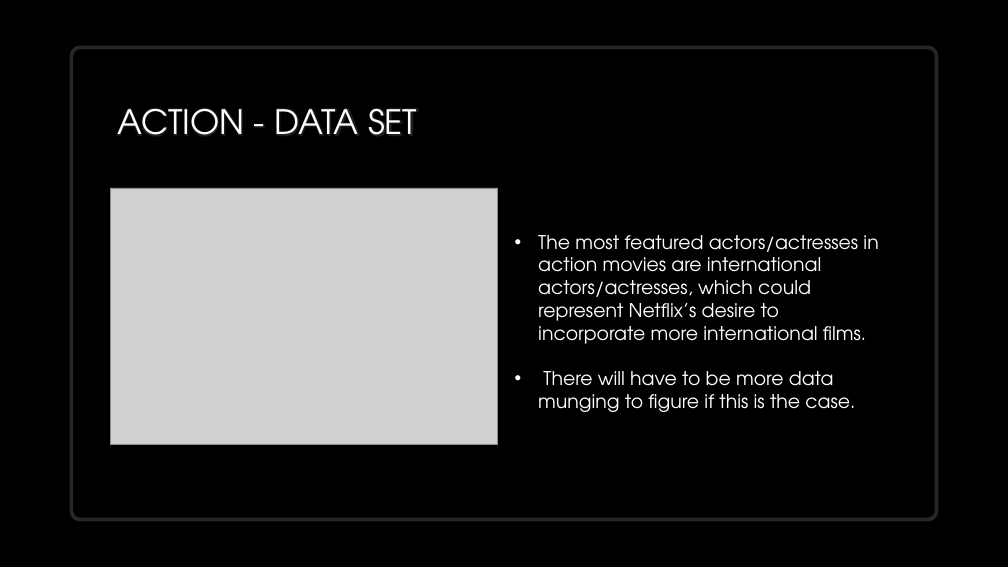
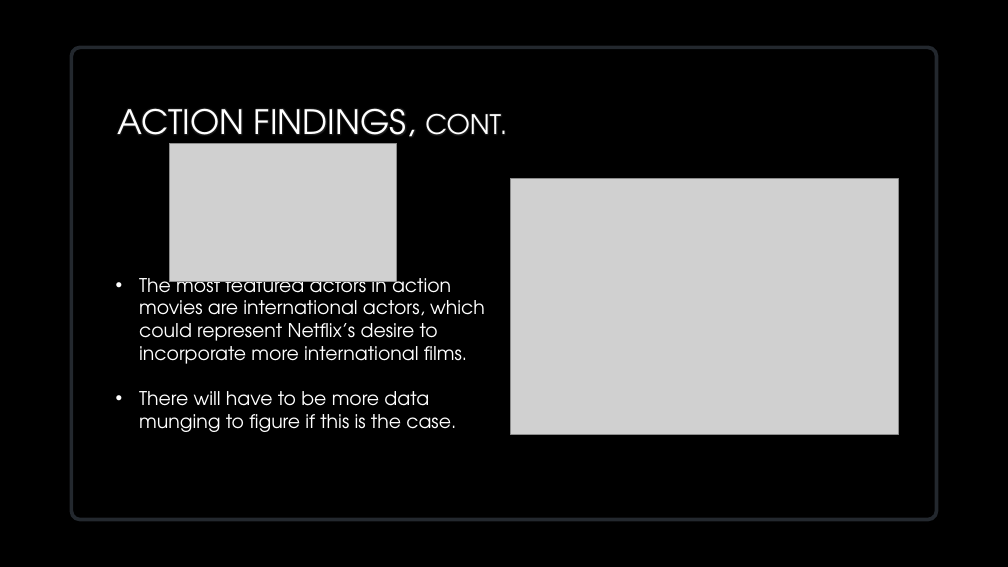
Before and after one commit to VedranaGATech/Project_1_Neflix_and_Chill, a slide deck: slide 12 of Group 1 Presentation 1.pptx (slide 7 before the commit). Drawn at 1008x567 pixels with LibreOffice and Linux fonts; fonts in the diff are those of the drawing; grey boxes stand for pictures; background and template pictures are left out. Boxes give left, top, right and bottom in pixels: in the first picture for what was removed or moved away, otherwise in the second. Text is boxed around its words. In the diff, an @@ line names an element or a change of style, - is before the commit and + after.

```diff
--- a/Group 1 Presentation 1.pptx
+++ b/Group 1 Presentation 1.pptx
@@ title at box(117, 108, 507, 151): text changed @@
-ACTION - DATA SET
+ACTION FINDINGS, cont.
@@ picture added at box(169, 143, 396, 281) @@
@@ picture: place and size @@
-picture at box(110, 188, 498, 445)
+picture at box(511, 178, 898, 435)
@@ text "The most featured actors in ...": place and size @@
-text "The most featured actors in ..." at box(538, 235, 878, 412)
+text "The most featured actors in ..." at box(139, 272, 485, 432)
@@ text at box(139, 272, 485, 364): text changed @@
-• The most featured actors/actresses in action movies are international actors/actresses, which could represent Netflix’s desire to incorporate more international films.
+• The most featured actors in action movies are international actors, which could represent Netflix’s desire to incorporate more international films.
```
Also in this commit, not shown: 5 other slides changed, 9 slides added, 4 slides removed, 4 other files.
